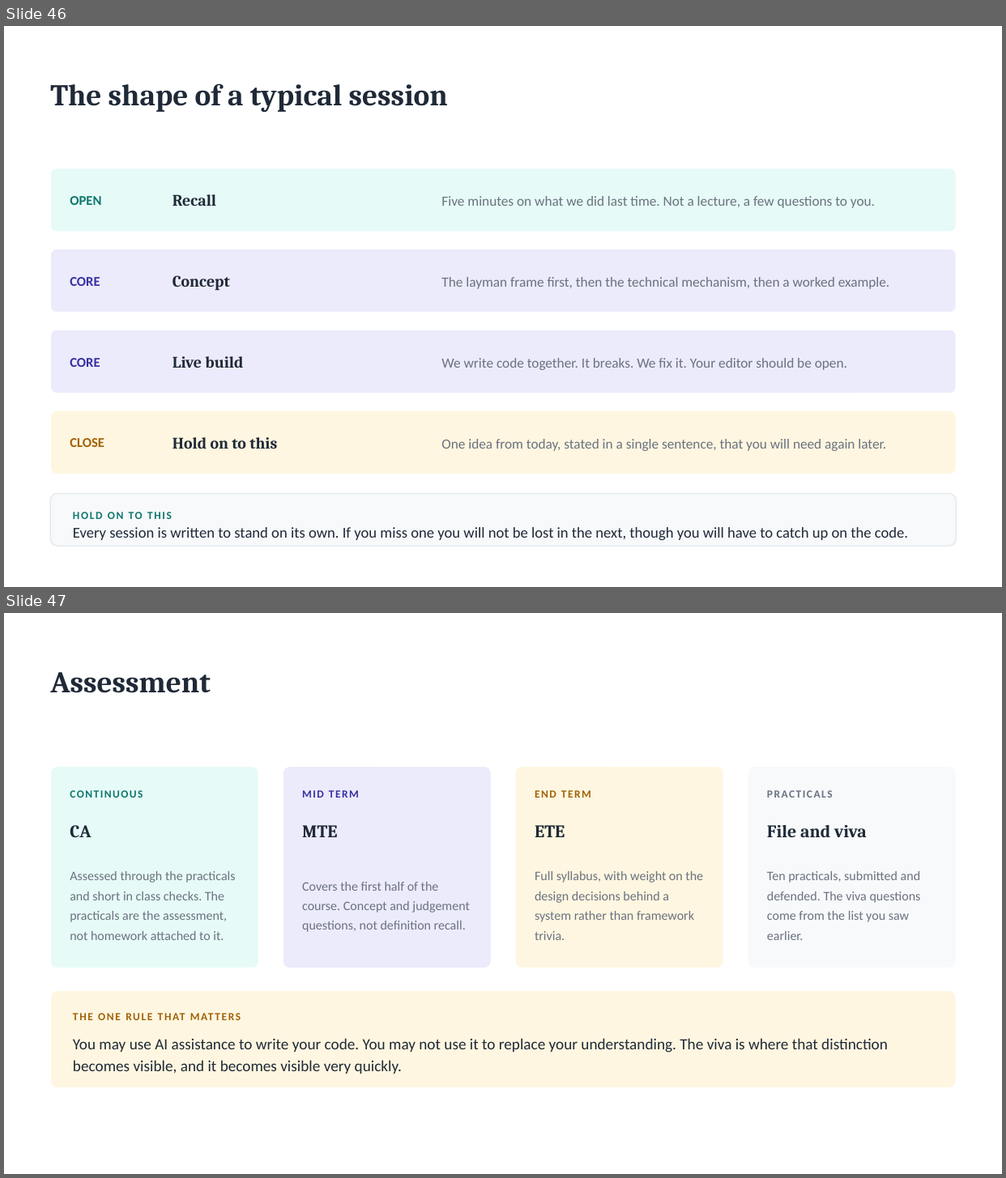
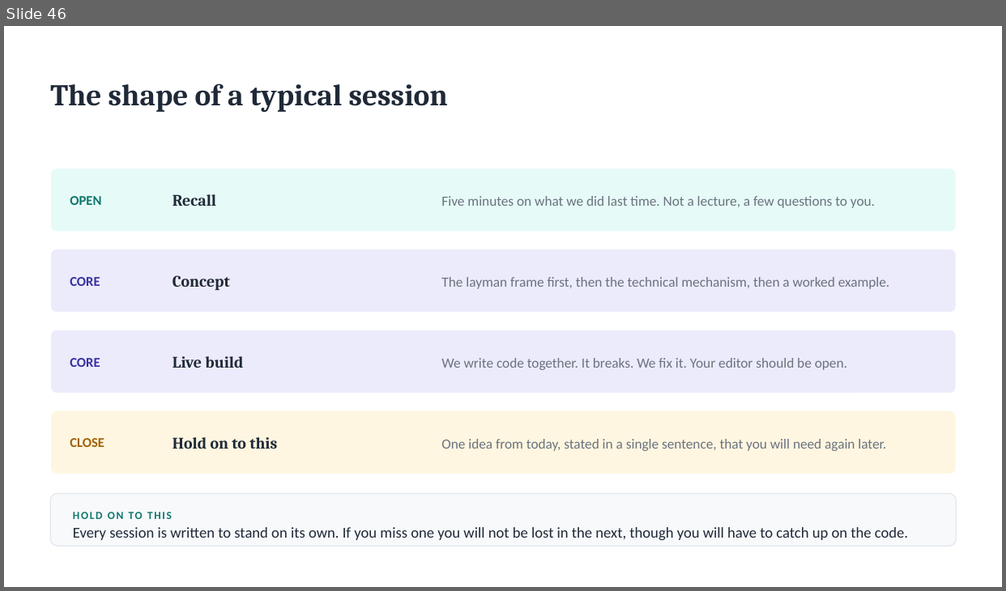
Before and after one commit to rbi-international/cse476-agentic-ai, a slide deck: slides/CSE476_Lecture_Zero.pptx. Shown one above the other, each under a label of ours: slides 46 and 47 before the commit, slide 46 after it. The pictures are 1006x1178 and 1006x591 pixels, drawn with LibreOffice and Linux fonts; fonts in the diff are those of the drawing. Boxes give left, top, right and bottom in pixels: in the first picture for what was removed or moved away, otherwise in the second. Text is boxed around its words. In the diff, an @@ line names an element or a change of style, - is before the commit and + after.

```diff
--- a/slides/CSE476_Lecture_Zero.pptx
+++ b/slides/CSE476_Lecture_Zero.pptx
@@ slide 47 removed at bbox=[4, 613, 1002, 1174], background #FFFFFF @@
@@ text removed at bbox=[50, 672, 211, 693] @@
-Assessment
@@ rounded rectangle removed at bbox=[50, 766, 259, 969] @@
@@ rounded rectangle removed at bbox=[283, 766, 492, 969] @@
@@ rounded rectangle removed at bbox=[515, 766, 724, 969] @@
@@ rounded rectangle removed at bbox=[748, 766, 957, 969] @@
@@ text removed at bbox=[70, 790, 143, 798] @@
-CONTINUOUS
@@ text removed at bbox=[302, 790, 359, 798] @@
-MID TERM
@@ text removed at bbox=[535, 790, 591, 798] @@
-END TERM
@@ text removed at bbox=[70, 825, 91, 837] @@
-CA
@@ text removed at bbox=[302, 825, 337, 837] @@
-MTE
@@ text removed at bbox=[535, 825, 565, 837] @@
-ETE
@@ text removed at bbox=[767, 825, 867, 837] @@
-File and viva
@@ text removed at bbox=[70, 871, 235, 940] @@
-Assessed through the practicals and short in class checks. The practicals are the assessment, not homework attached to it.
@@ text removed at bbox=[165, 871, 183, 880] @@
-THE ONE RULE THAT MATTERS
@@ text removed at bbox=[535, 871, 703, 940] @@
-Full syllabus, with weight on the design decisions behind a system rather than framework trivia.
@@ text removed at bbox=[767, 871, 921, 940] @@
-Ten practicals, submitted and defended. The viva questions come from the list you saw earlier.
@@ text removed at bbox=[788, 871, 841, 883] @@
-PRACTICALS
@@ text removed at bbox=[302, 882, 469, 932] @@
-Covers the first half of the course. Concept and judgement questions, not definition recall.
@@ rounded rectangle removed at bbox=[50, 991, 957, 1088] @@
@@ text removed at bbox=[73, 1038, 888, 1074] @@
-You may use AI assistance to write your code. You may not use it to replace your understanding. The viva is where that distinction becomes visible, and it becomes visible very quickly.
```
Also in this commit, not shown: 5 slides added, 9 other files.
